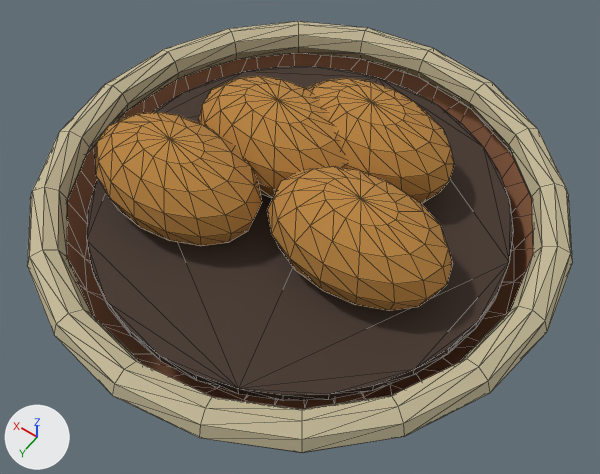
What one commit did to the glTF model public/assets/models/props/lawson-house/serving-bowl.glb.
Camera for both pictures: a 50 mm camera at (-0.379, 0.53, 0.946) aimed at (-0.024, 0.033, 0.166). Arrows for +X, +Y and +Z are at lower left; the lights stay in place. The older version comes first. Mesh edges are drawn as thin lines. Where no turn or scale is listed for an object, it has been applied to the vertices.

The older version as bpy lines, for what is in view:
```python
ob_servingbowlinterior = bpy.data.objects.new('ServingBowlInterior', me_cylinder)
ob_servingbowlinterior.location = (0.0, 0.0, 0.17)
ob_sweetpotato_0 = bpy.data.objects.new('SweetPotato_0', me_sphere)
ob_sweetpotato_0.location = (-0.1, 0.03, 0.22)
ob_sweetpotato_1 = bpy.data.objects.new('SweetPotato_1', me_sphere_001)
ob_sweetpotato_1.location = (0.06, -0.04, 0.22)
ob_sweetpotato_2 = bpy.data.objects.new('SweetPotato_2', me_sphere_002)
ob_sweetpotato_2.location = (0.12, 0.08, 0.22)
ob_sweetpotato_3 = bpy.data.objects.new('SweetPotato_3', me_sphere_003)
ob_sweetpotato_3.location = (-0.03, -0.1, 0.22)
# also in view: 'ServingBowl' at (0.0, 0.0, 0.1); 'ServingBowlRim' at (0.0, 0.0, 0.19)
```
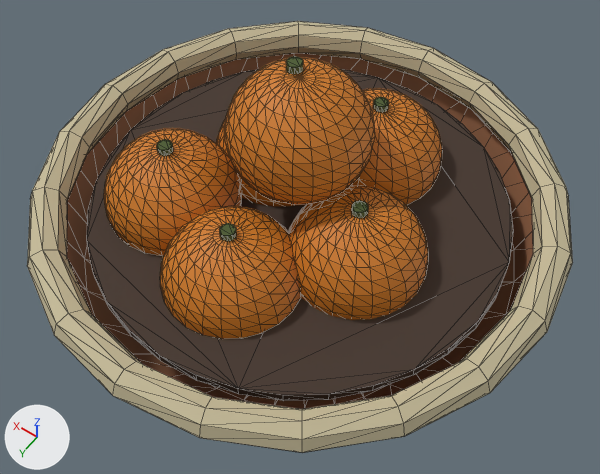
The change in detail:
Material 'OrangeStem' (mat_orangestem) is new.
Its base color is (0.0685, 0.102, 0.0273) (dark green #4a5a2e).
Its roughness is 0.9.
Material 'OrangePeel' (mat_orangepeel) is new.
Its base color is (0.624, 0.195, 0.0137) (orange #cf7a1f).
Its roughness is 0.62.
Mesh me_cylinder_006 is new.
It is a 10-sided cylinder along z spanning x -0.0086..0.0086, y -0.009..0.009, z -0.007..0.007.
It uses material mat_orangestem (dark green #4a5a2e).
Mesh me_sphere_005 is new.
It is a UV sphere (24 segments, 16 rings, poles along z) spanning x -0.082..0.082, y -0.082..0.082, z -0.078..0.078.
It uses material mat_orangepeel (orange #cf7a1f).
Mesh me_sphere_004 is new.
It is a UV sphere (24 segments, 16 rings, poles along z) spanning x -0.082..0.082, y -0.082..0.082, z -0.078..0.078.
It uses material mat_orangepeel (orange #cf7a1f).
Mesh me_sphere_1 is new.
It is a UV sphere (24 segments, 16 rings, poles along z) spanning x -0.082..0.082, y -0.082..0.082, z -0.078..0.078.
It uses material mat_orangepeel (orange #cf7a1f).
Object 'SweetPotato_0' (ob_sweetpotato_0) is deleted.
Object 'SweetPotato_1' (ob_sweetpotato_1) is deleted.
Object 'SweetPotato_2' (ob_sweetpotato_2) is deleted.
Object 'SweetPotato_3' (ob_sweetpotato_3) is deleted.
Object 'OrangeStem_Top' (ob_orangestem_top) is new; it shows me_cylinder_006.
Its location is (0.012, -0.008, 0.379).
Object 'Orange_Top' (ob_orange_top) is new; it shows me_sphere_005.
Its location is (0.0, 0.0, 0.3).
Object 'OrangeStem_4' (ob_orangestem_4) is new; it shows a copy of me_cylinder_006.
Its location is (0.0, 0.13, 0.254).
Object 'Orange_4' (ob_orange_4) is new; it shows me_sphere_004.
Its location is (0.0, 0.13, 0.175).
Object 'OrangeStem_3' (ob_orangestem_3) is new; it shows a copy of me_cylinder_006.
Its location is (-0.035, -0.115, 0.269).
Object 'Orange_3' (ob_orange_3) is new; it shows a copy of me_sphere_004.
Its location is (-0.035, -0.115, 0.19).
Object 'OrangeStem_2' (ob_orangestem_2) is new; it shows a copy of me_cylinder_006.
Its location is (0.125, 0.085, 0.269).
Object 'Orange_2' (ob_orange_2) is new; it shows a copy of me_sphere_004.
Its location is (0.125, 0.085, 0.19).
Object 'Orange_1' (ob_orange_1) is new; it shows a copy of me_sphere_005.
Its location is (0.065, -0.05, 0.185).
Object 'OrangeStem_0' (ob_orangestem_0) is new; it shows a copy of me_cylinder_006.
Its location is (-0.1, 0.03, 0.264).
Object 'Orange_0' (ob_orange_0) is new; it shows me_sphere_1.
Its location is (-0.1, 0.03, 0.185).

Location of each change, [x1, y1, x2, y2] in pixels of the pictures (600 x 474 px):
'SweetPotato_0', deleted (orange)
    before: [267, 166, 453, 311]
'Orange_Top', added (orange)
    after: [225, 57, 375, 205]
'SweetPotato_2', deleted (orange)
    before: [95, 112, 262, 246]
'Orange_4', added (orange)
    after: [160, 207, 301, 339]
'Orange_0', added (orange)
    after: [289, 185, 428, 320]
'Orange_2', added (orange)
    after: [104, 128, 242, 256]
'SweetPotato_3', deleted (orange)
    before: [306, 78, 454, 203]
'SweetPotato_1', deleted (orange)
    before: [198, 76, 347, 198]
'Orange_3', added (orange)
    after: [351, 88, 442, 205]
'Orange_1', added (mostly hidden)
    after: [217, 119, 293, 206]
'OrangeStem_Top', added
    after: [286, 56, 303, 74]
'OrangeStem_4', added
    after: [220, 223, 237, 242]
'OrangeStem_0', added
    after: [352, 200, 368, 218]
'OrangeStem_2', added
    after: [157, 139, 173, 156]
'OrangeStem_3', added
    after: [373, 97, 389, 113]
